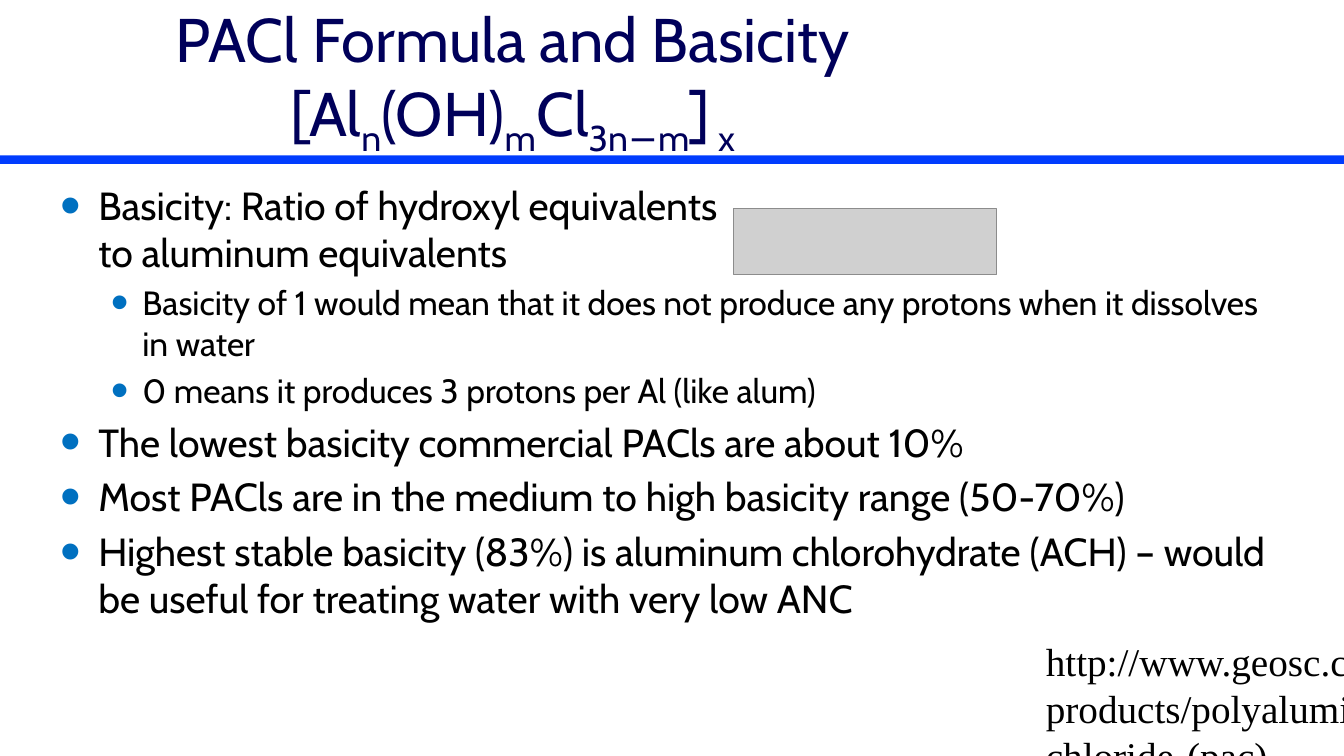
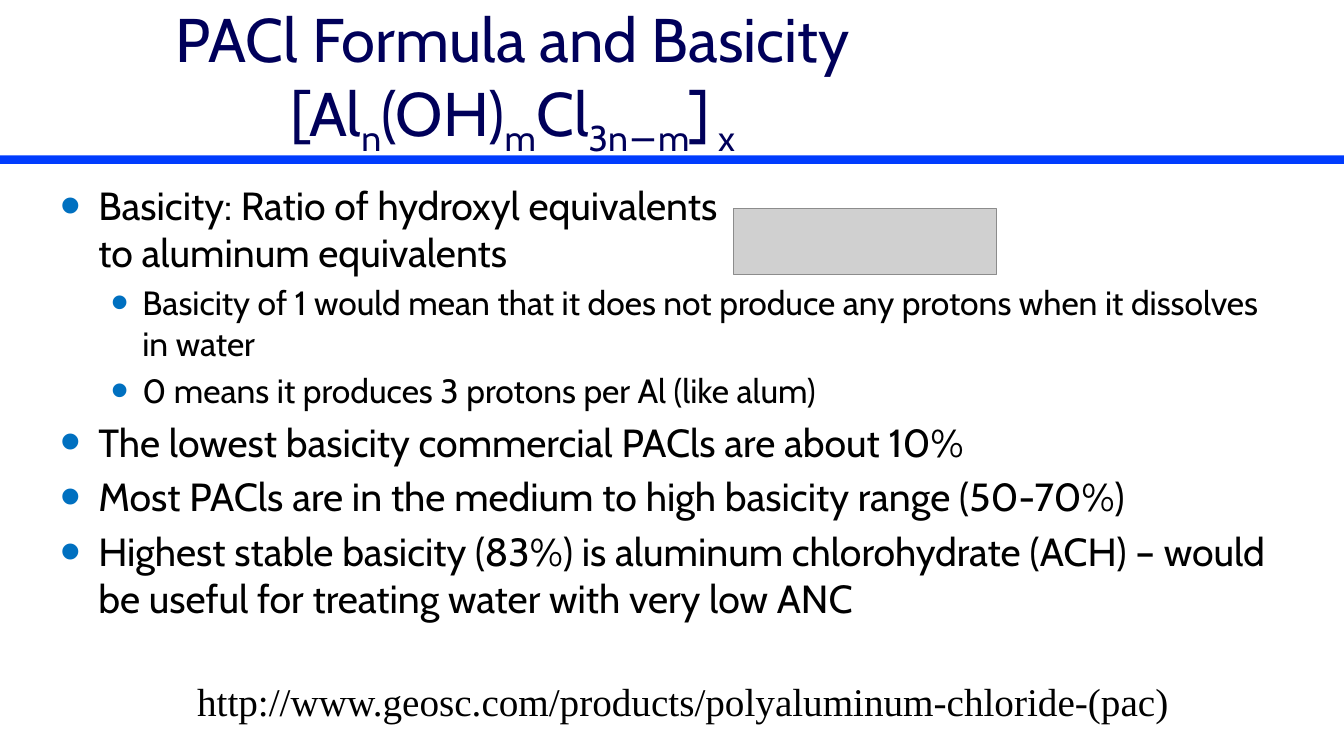
Before and after one commit to monroews/CEE4520Lectures, a slide deck: slide 20 of Flocculation Introduction.pptx (slide 17 before the commit). Drawn at 1344x756 pixels with LibreOffice and Linux fonts; fonts in the diff are those of the drawing; grey boxes stand for pictures. Boxes give left, top, right and bottom in pixels: in the first picture for what was removed or moved away, otherwise in the second. Text is boxed around its words. In the diff, an @@ line names an element or a change of style, - is before the commit and + after.

```diff
--- a/Flocculation Introduction.pptx
+++ b/Flocculation Introduction.pptx
@@ text "http://www.geosc.com/products/polyaluminum-chloride-(pac)" rewrapped from [1046,648,1344,731] to [197,688,1168,723] @@
```
Also in this commit, not shown: 8 other slides changed, 5 slides added, 5 slides removed.
